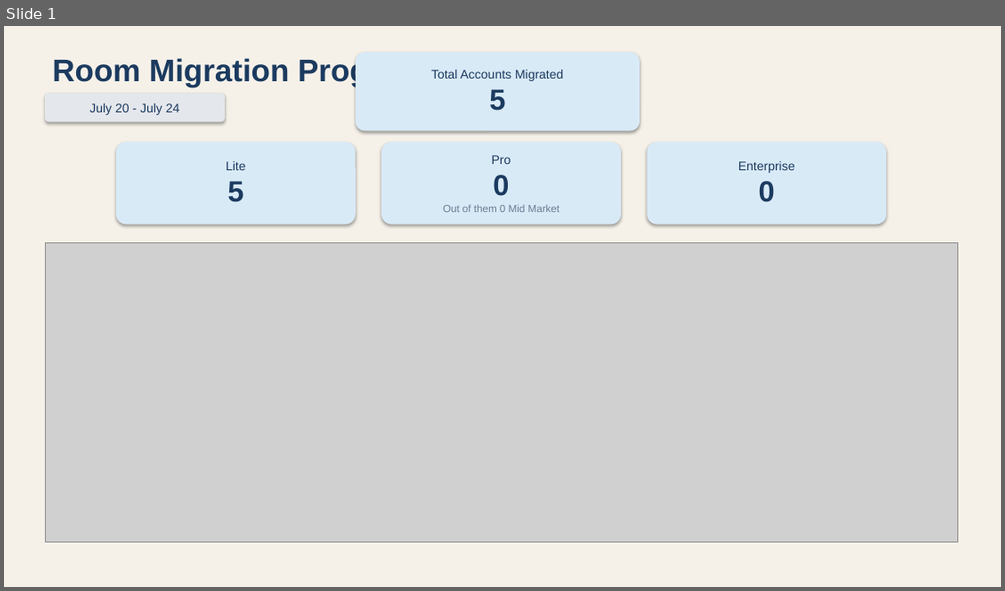
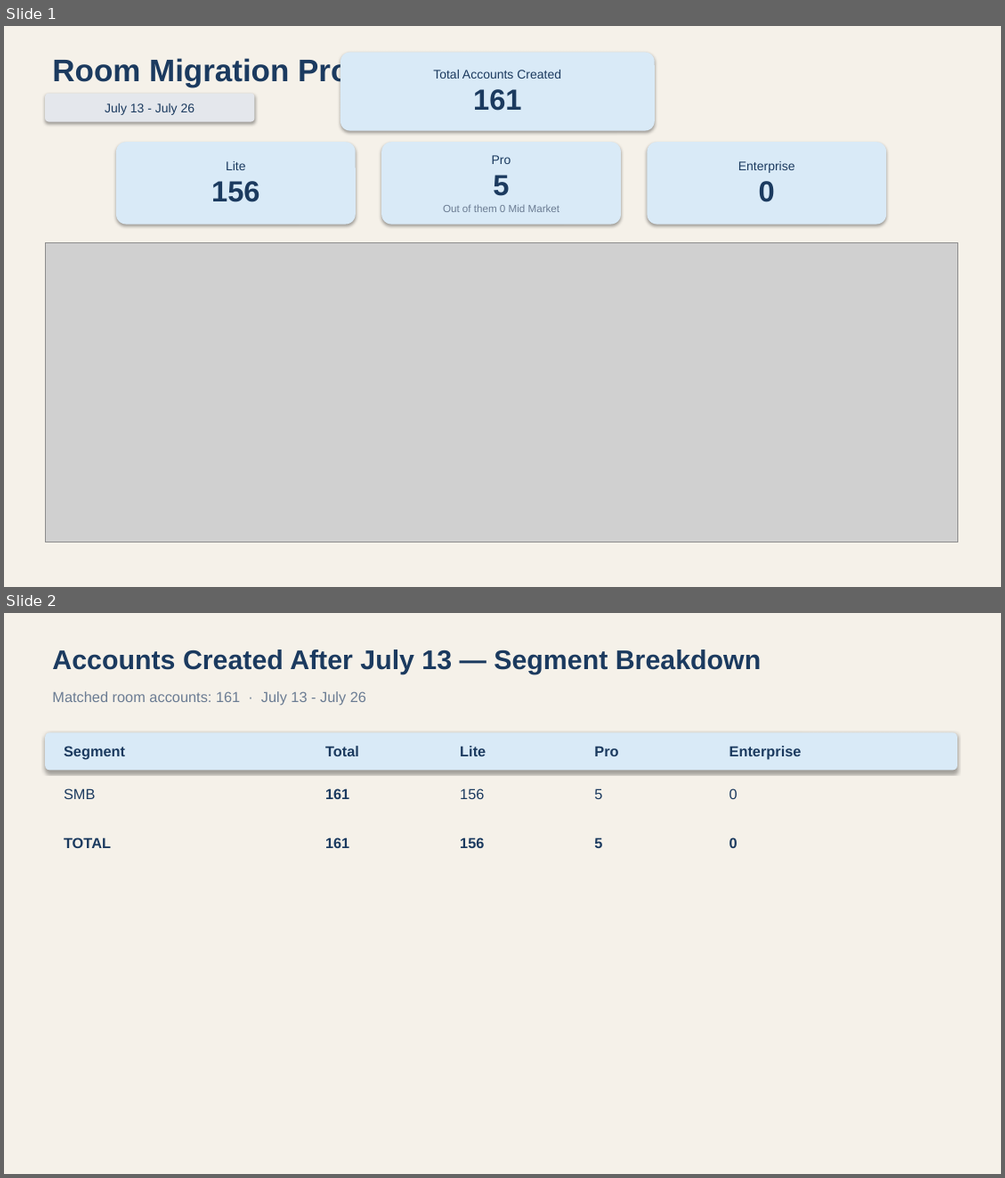
Before and after one commit to maiagordon-commits/PRD-Cross-Project, a slide deck: Room_Migration_Progress.pptx. Shown one above the other, each under a label of ours: slide 1 before the commit, slides 1 and 2 after it. The pictures are 1005x591 and 1005x1178 pixels, drawn with LibreOffice and Linux fonts; fonts in the diff are those of the drawing; grey boxes stand for pictures. Boxes give left, top, right and bottom in pixels: in the first picture for what was removed or moved away, otherwise in the second. Text is boxed around its words. In the diff, an @@ line names an element or a change of style, - is before the commit and + after.

```diff
--- a/Room_Migration_Progress.pptx
+++ b/Room_Migration_Progress.pptx
@@ slide 2 added at (4,613,1001,1174), background #FFFFFF @@
@@ rectangle added at (4,613,1001,1174), fill #F5F1E9 @@
@@ text added at (52,649,760,674), 26 pt, text #1B3A5F, bold @@
+Accounts Created After July 13 — Segment Breakdown
@@ text added at (52,691,366,705), 14 pt, text #6B7C93 @@
+Matched room accounts: 161 · July 13 - July 26
@@ rounded rectangle added at (45,732,957,770), fill #D9EAF7 @@
@@ text added at (64,746,125,760), 14 pt, text #1B3A5F, bold @@
+Segment
@@ text added at (325,746,359,756), 14 pt, text #1B3A5F, bold @@
+Total
@@ text added at (460,746,485,756), 14 pt, text #1B3A5F, bold @@
+Lite
@@ text added at (594,746,618,756), 14 pt, text #1B3A5F, bold @@
+Pro
@@ text added at (729,746,801,760), 14 pt, text #1B3A5F, bold @@
+Enterprise
@@ text added at (64,788,95,799), 14 pt, text #1B3A5F @@
+SMB
@@ text added at (325,788,349,799), 14 pt, text #1B3A5F, bold @@
+161
@@ text added at (460,788,484,799), 14 pt, text #1B3A5F @@
+156
@@ text added at (594,788,602,799), 14 pt, text #1B3A5F @@
+5
@@ text added at (729,788,737,799), 14 pt, text #1B3A5F @@
+0
@@ text added at (64,837,111,848), 14 pt, text #1B3A5F, bold @@
+TOTAL
@@ text added at (325,837,349,848), 14 pt, text #1B3A5F, bold @@
+161
@@ text added at (460,837,484,848), 14 pt, text #1B3A5F, bold @@
+156
@@ text added at (594,838,602,848), 14 pt, text #1B3A5F, bold @@
+5
@@ text added at (729,837,737,848), 14 pt, text #1B3A5F, bold @@
+0
@@ slide 1 changed as well @@
@@ rounded rectangle "Total Accounts Created": place and size @@
-rounded rectangle "Total Accounts Created" at (356,52,639,131)
+rounded rectangle "Total Accounts Created" at (340,52,655,131)
@@ text in rounded rectangle at (433,70,561,111): text changed @@
-Total Accounts Migrated
-5
+Total Accounts Created
+161
@@ rounded rectangle "July 13 - July 26": place and size @@
-rounded rectangle "July 13 - July 26" at (45,94,225,122)
+rounded rectangle "July 13 - July 26" at (45,94,254,122)
@@ text in rounded rectangle at (105,103,195,115): text changed @@
-July 20 - July 24
+July 13 - July 26
@@ text in rounded rectangle at (211,181,259,202): text changed @@
-5
+156
@@ text in rounded rectangle at (493,175,509,196): text changed @@
-0
+5
```
Also in this commit, not shown: 10 other files.
